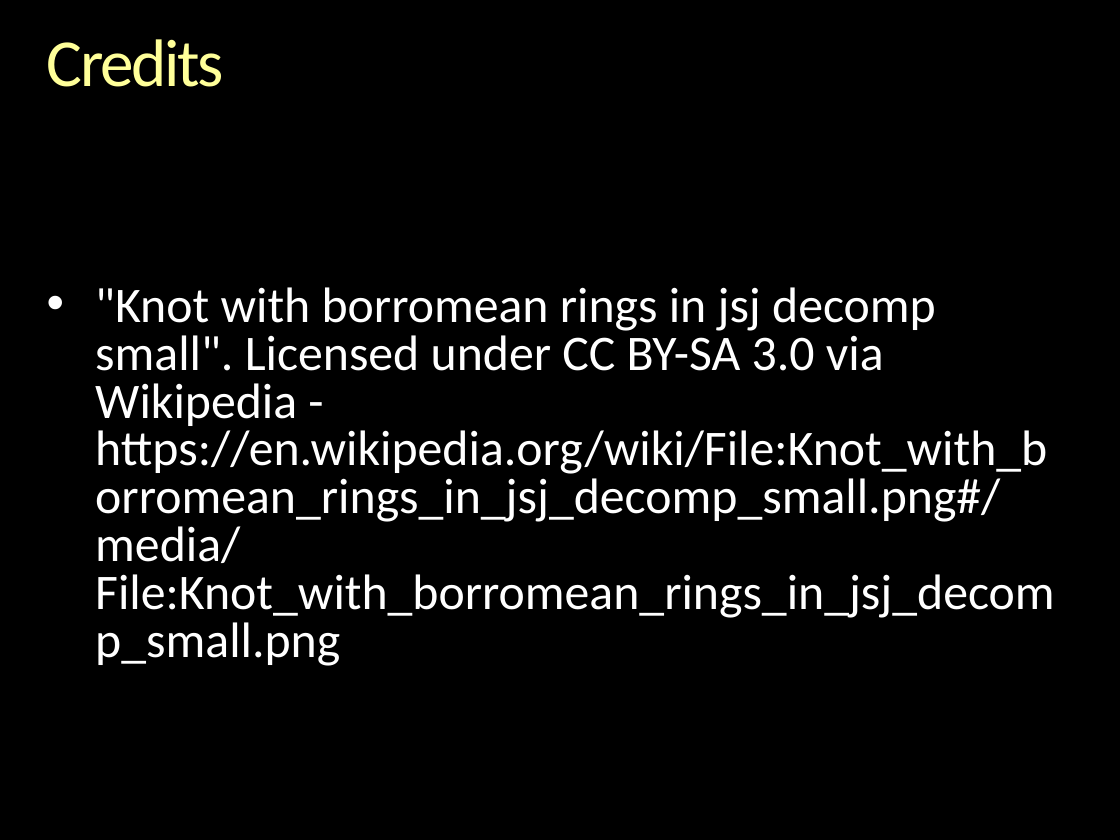
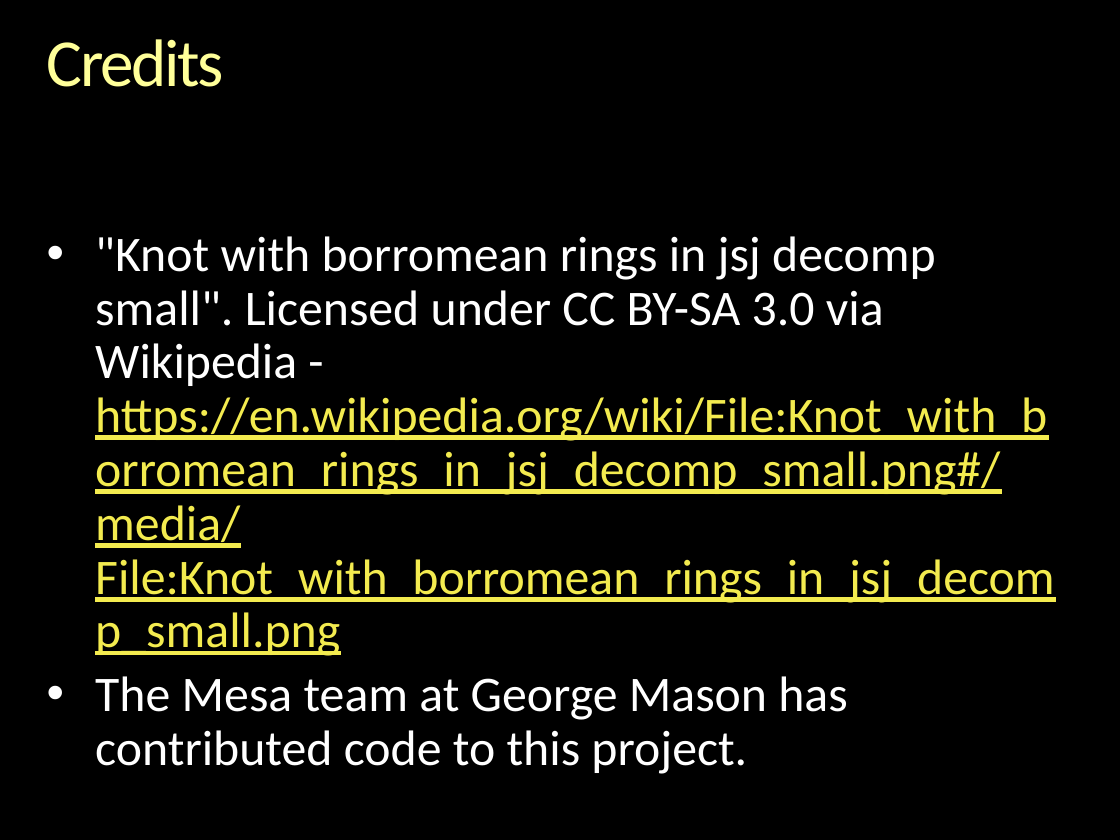
Before and after one commit to gcallah/indras_net, a slide deck: slide 16 of docs/GenericProgrammingAndABM.pptx (slide 8 before the commit). Drawn at 1120x840 pixels with LibreOffice and Linux fonts; fonts in the diff are those of the drawing; background and template pictures are left out. Boxes give left, top, right and bottom in pixels: in the first picture for what was removed or moved away, otherwise in the second. Text is boxed around its words. In the diff, an @@ line names an element or a change of style, - is before the commit and + after.

```diff
--- a/docs/GenericProgrammingAndABM.pptx
+++ b/docs/GenericProgrammingAndABM.pptx
@@ text ""Knot with borromean rings in ...": place and size @@
-text ""Knot with borromean rings in ..." at box(95, 287, 1054, 666)
+text ""Knot with borromean rings in ..." at box(95, 236, 1054, 774)
@@ text at box(95, 236, 1054, 656): text colour #FFFFFF to #F3EB4F, underline on in "https://en.wikipedia.org/wiki/File:Knot_with_borromean_rings ..."; line spacing 0.8 to 0.9 @@
@@ text at box(95, 676, 847, 774): paragraph added @@
+• The Mesa team at George Mason has contributed code to this project.
```
Also in this commit, not shown: 2 other slides changed, 10 slides added, 5 slides removed.
